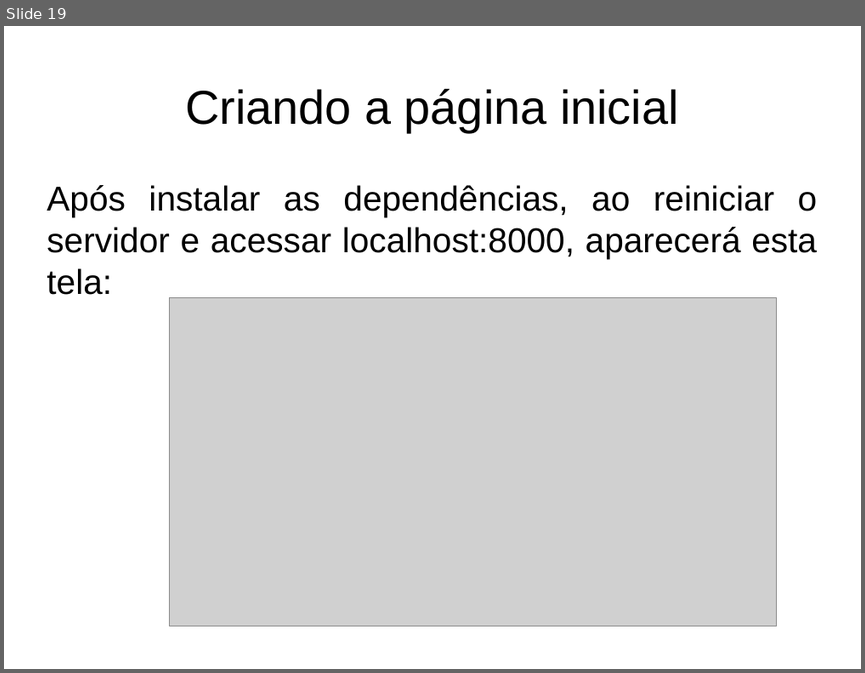
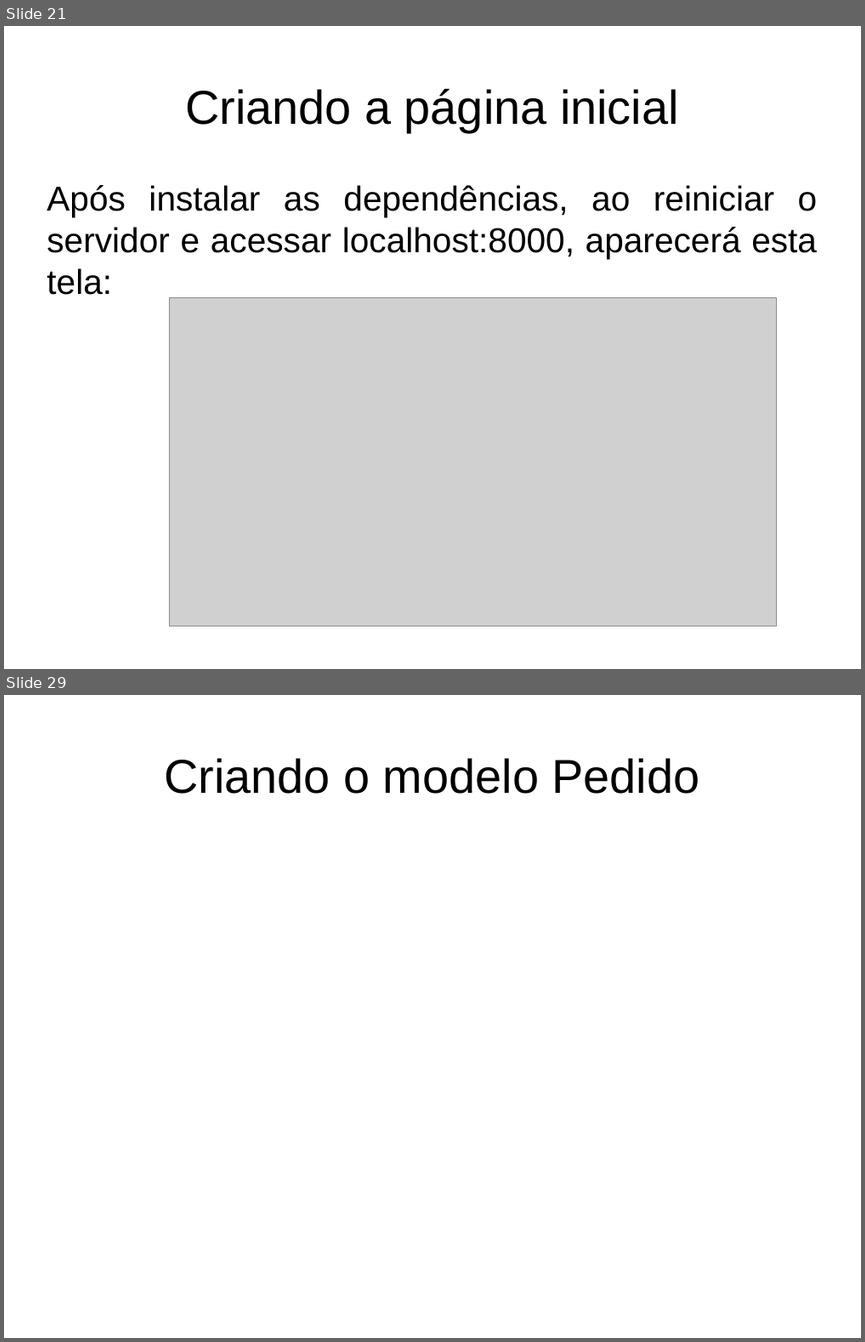
Before and after one commit to fgsl/lojasacme, a slide deck: docs/tutorial.odp. Shown one above the other, each under a label of ours: slide 19 before the commit, slides 21 and 29 after it; the slides between them are not shown. The pictures are 865x673 and 865x1342 pixels, drawn with LibreOffice and Linux fonts; fonts in the diff are those of the drawing; grey boxes stand for pictures. Boxes give left, top, right and bottom in pixels: in the first picture for what was removed or moved away, otherwise in the second. Text is boxed around its words. In the diff, an @@ line names an element or a change of style, - is before the commit and + after.

```diff
--- a/docs/tutorial.odp
+++ b/docs/tutorial.odp
@@ slide 29 added at bbox=[4, 695, 861, 1338], background #FFFFFF @@
@@ title added at bbox=[164, 758, 700, 794], 44 pt, text #000000 @@
+Criando o modelo Pedido
@@ what was slide 19 is now slide 21 @@
```
Also in this commit, not shown: 12 other slides added, 4 other files.
